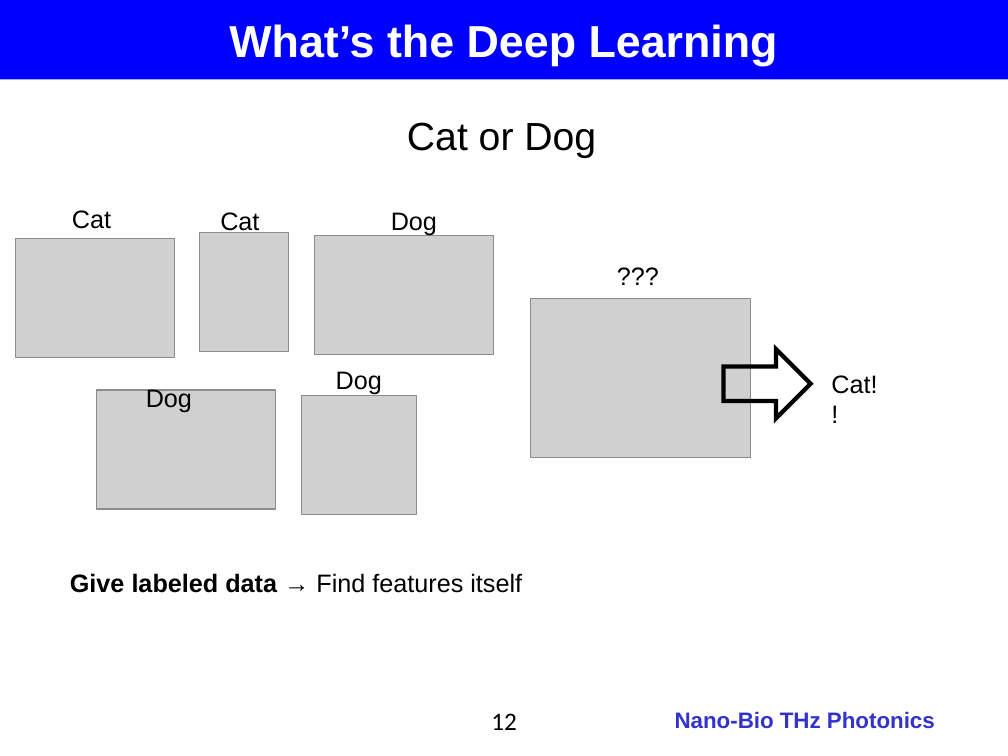
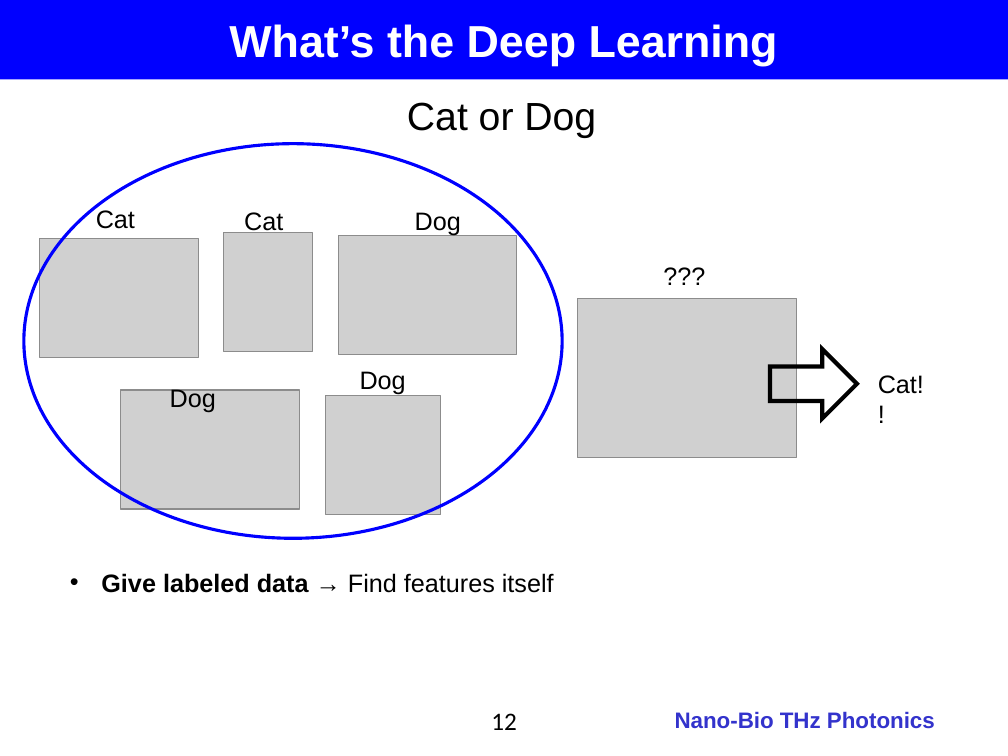
Before and after one commit to jglee96/NBTP_Lab, a slide deck: slide 12 of 개인/석사학위논문/Thesis_Presentation_v2.pptx. Drawn at 1008x756 pixels with LibreOffice and Linux fonts; fonts in the diff are those of the drawing; grey boxes stand for pictures; background and template pictures are left out. Boxes give left, top, right and bottom in pixels: in the first picture for what was removed or moved away, otherwise in the second. Text is boxed around its words. In the diff, an @@ line names an element or a change of style, - is before the commit and + after.

```diff
--- a/개인/석사학위논문/Thesis_Presentation_v2.pptx
+++ b/개인/석사학위논문/Thesis_Presentation_v2.pptx
@@ text "Cat or Dog": place and size @@
-text "Cat or Dog" at (407, 122, 596, 158)
+text "Cat or Dog" at (407, 102, 596, 138)
@@ ellipse added at (24, 144, 562, 538), outline #0000FF 2.25 pt @@
@@ 2 texts, 1 picture, 1 right arrow: place and size @@
-2 texts, 1 picture, 1 right arrow at (531, 255, 877, 457)
+2 texts, 1 picture, 1 right arrow at (578, 255, 924, 457)
@@ 5 pictures, 5 texts: place and size @@
-5 pictures, 5 texts at (16, 210, 493, 515)
+5 pictures, 5 texts at (40, 208, 517, 515)
@@ text "Give labeled data → Find ..." at (101, 573, 554, 593): bullet none to • @@
```
Also in this commit, not shown: 14 other slides changed, 2 slides added, 1 slide removed, 5 other files.
